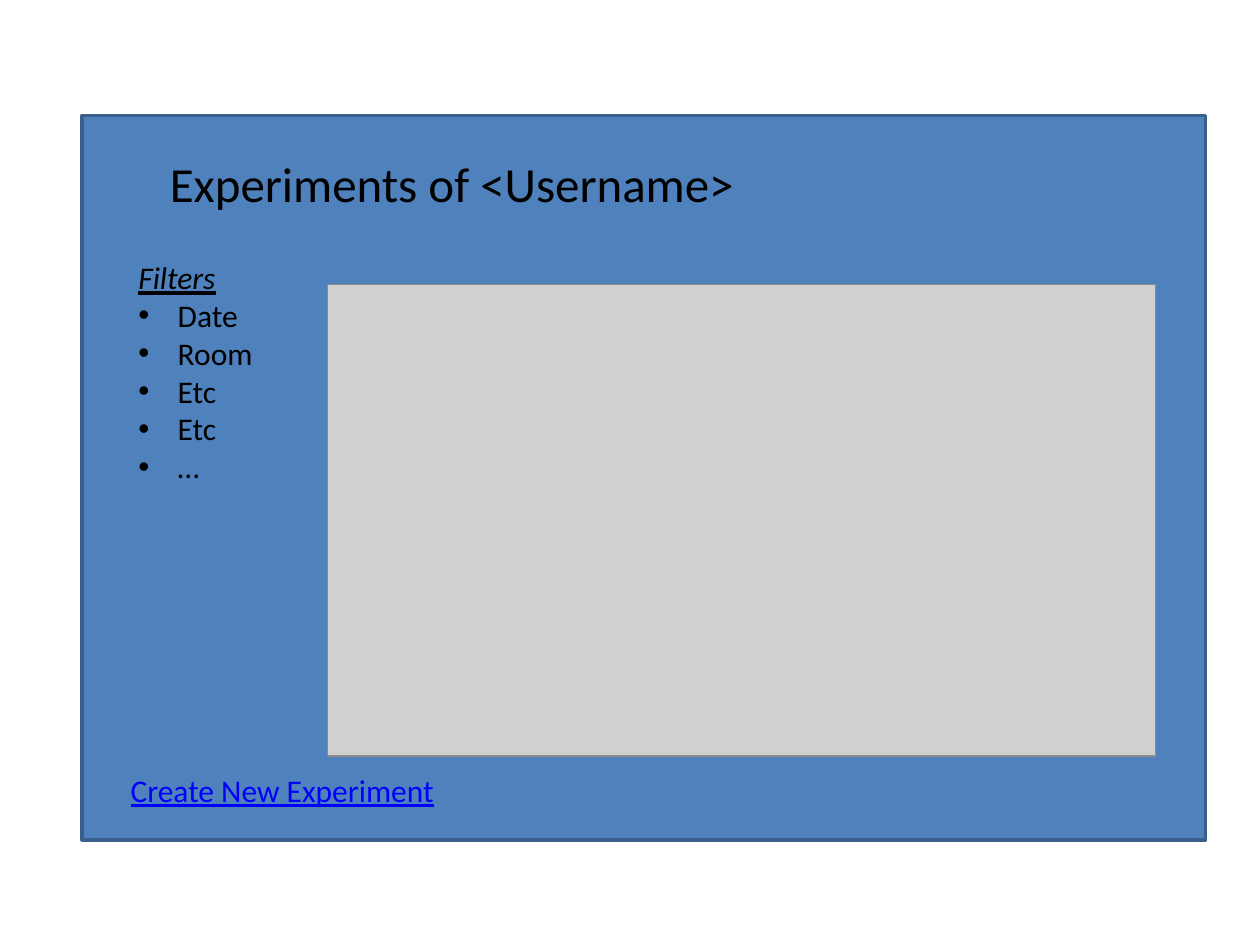
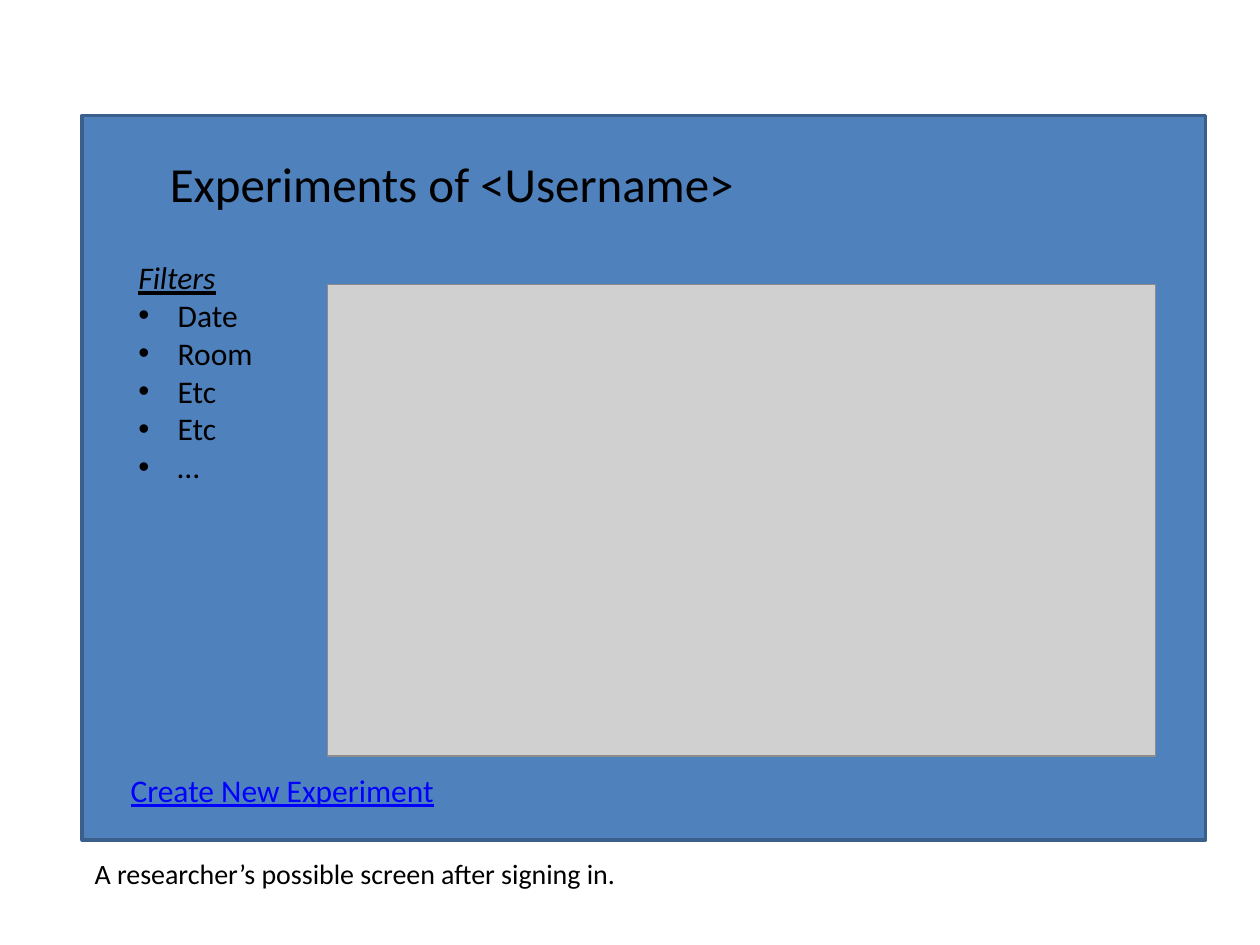
Before and after one commit to compuwizard123/participant-scheduling-system-docs, a slide deck: slide 5 of other/StoryBoardAllie.pptx. Drawn at 1260x945 pixels with LibreOffice and Linux fonts; fonts in the diff are those of the drawing; grey boxes stand for pictures. Boxes give left, top, right and bottom in pixels: in the first picture for what was removed or moved away, otherwise in the second. Text is boxed around its words. In the diff, an @@ line names an element or a change of style, - is before the commit and + after.

```diff
--- a/other/StoryBoardAllie.pptx
+++ b/other/StoryBoardAllie.pptx
@@ text added at [95, 864, 615, 889], 16 pt, text #000000 @@
+A researcher’s possible screen after signing in.
```
Also in this commit, not shown: 7 other slides changed, 9 other files.
